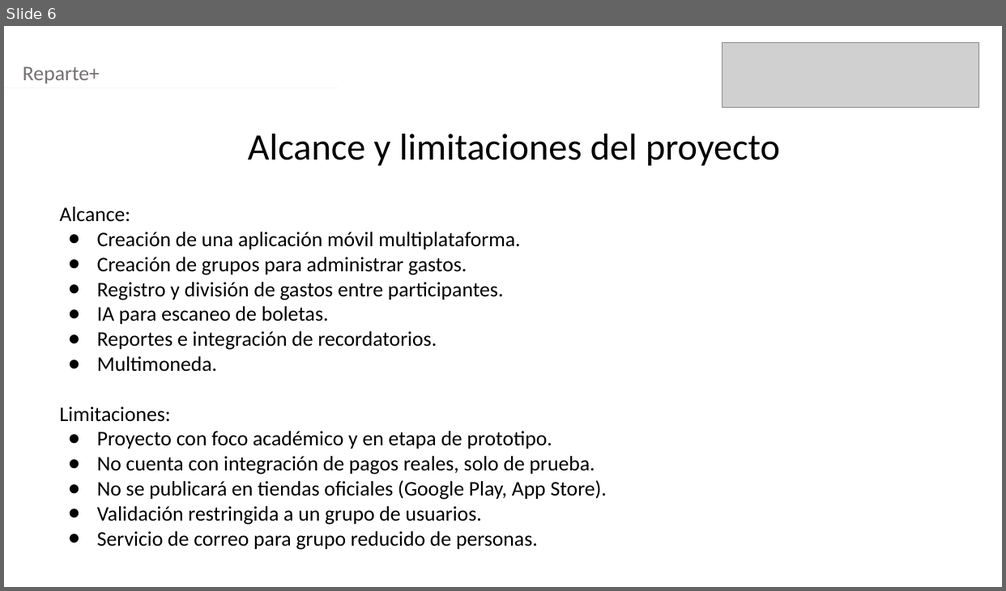
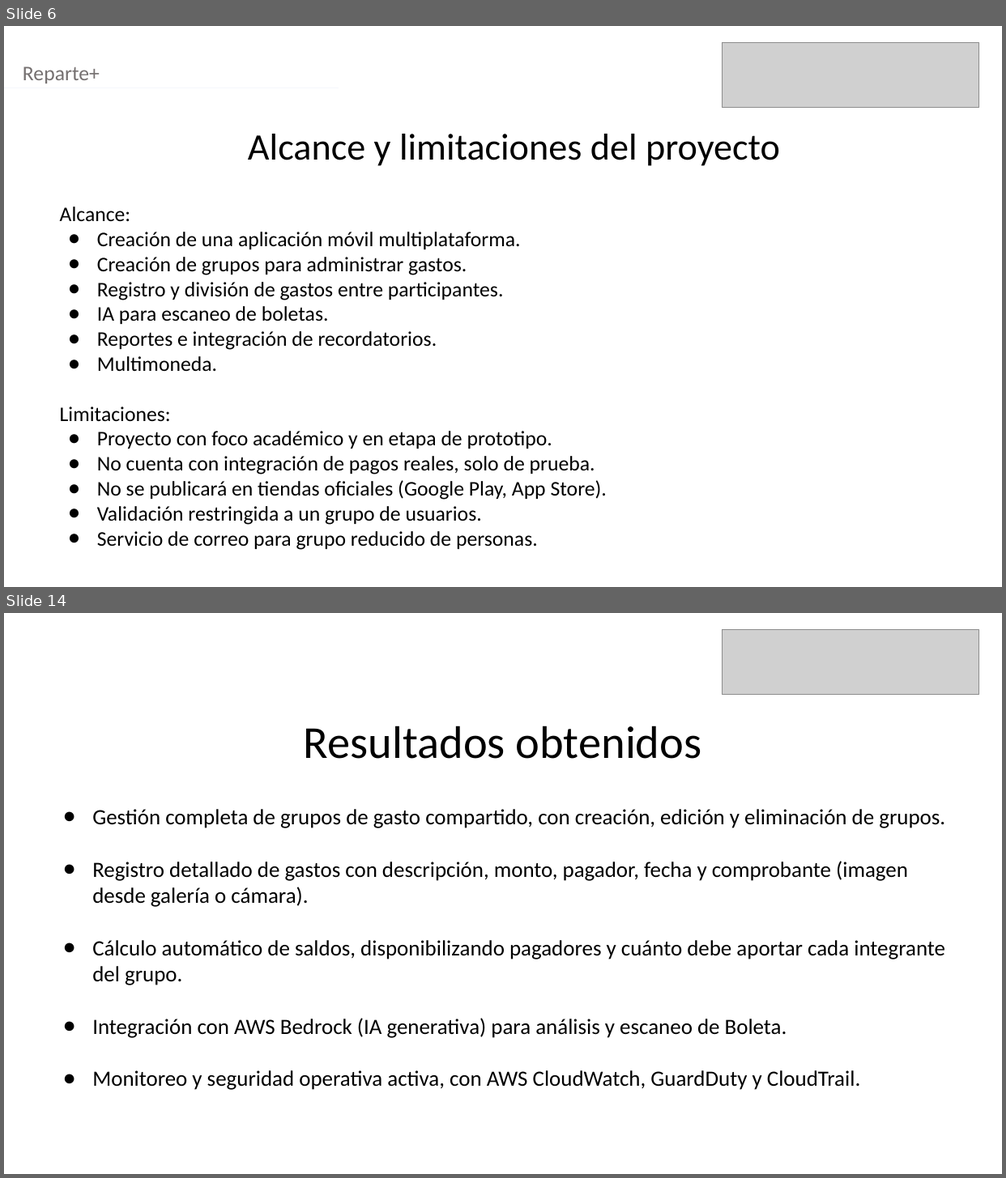
Before and after one commit to lrgdduoc/CAPSTONE, a slide deck: Fase2/Evidencias Proyecto/Presentación Reparte+.pptx. Shown one above the other, each under a label of ours: slide 6 before the commit, slides 6 and 14 after it; the slides between them are not shown. The pictures are 1006x591 and 1006x1178 pixels, drawn with LibreOffice and Linux fonts; fonts in the diff are those of the drawing; grey boxes stand for pictures. Boxes give left, top, right and bottom in pixels: in the first picture for what was removed or moved away, otherwise in the second. Text is boxed around its words. In the diff, an @@ line names an element or a change of style, - is before the commit and + after.

```diff
--- a/Fase2/Evidencias Proyecto/Presentación Reparte+.pptx
+++ b/Fase2/Evidencias Proyecto/Presentación Reparte+.pptx
@@ slide 14 added at (4, 613, 1002, 1174), background #FFFFFF @@
@@ picture added at (722, 630, 979, 695) @@
@@ text added at (304, 726, 702, 759), 44 pt, text #000000 @@
+Resultados obtenidos
@@ text added at (92, 809, 945, 1090), 21 pt, text #000000 @@
+● Gestión completa de grupos de gasto compartido, con creación, edición y eliminación de grupos.
+● Registro detallado de gastos con descripción, monto, pagador, fecha y comprobante (imagen desde galería o cámara).
+● Cálculo automático de saldos, disponibilizando pagadores y cuánto debe aportar cada integrante del grupo.
+● Integración con AWS Bedrock (IA generativa) para análisis y escaneo de Boleta.
+● Monitoreo y seguridad operativa activa, con AWS CloudWatch, GuardDuty y CloudTrail.
```
Also in this commit, not shown: 10 slides changed, 1 other slide added, 6 slides removed.
